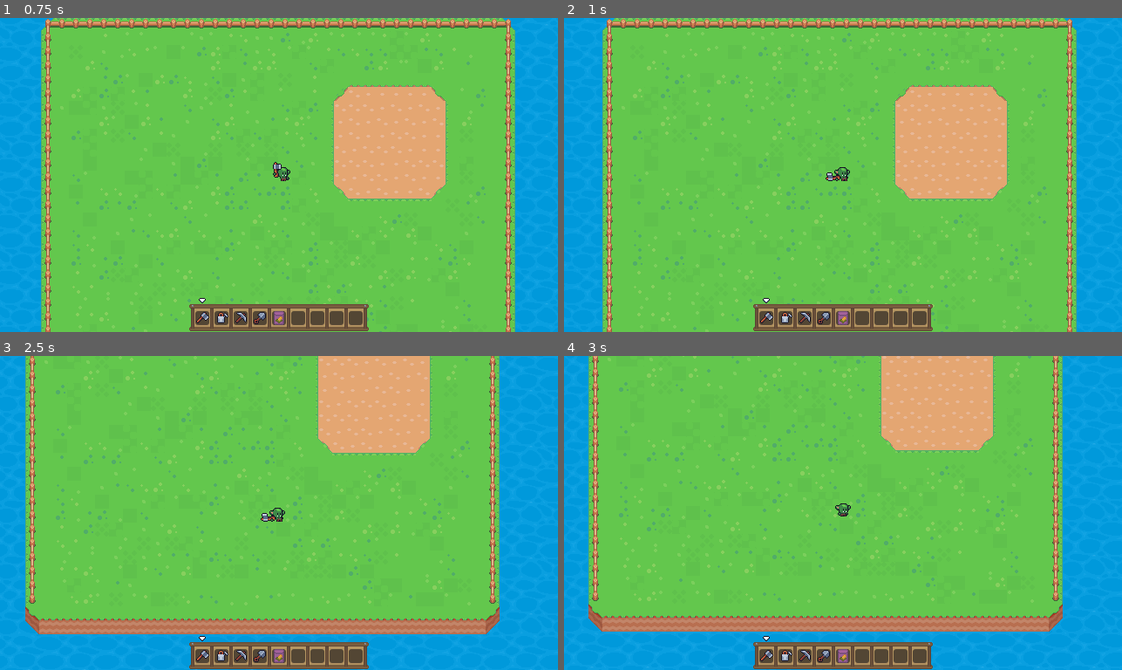
Above: before the commit, frames 1-4 (two rows, left to right).
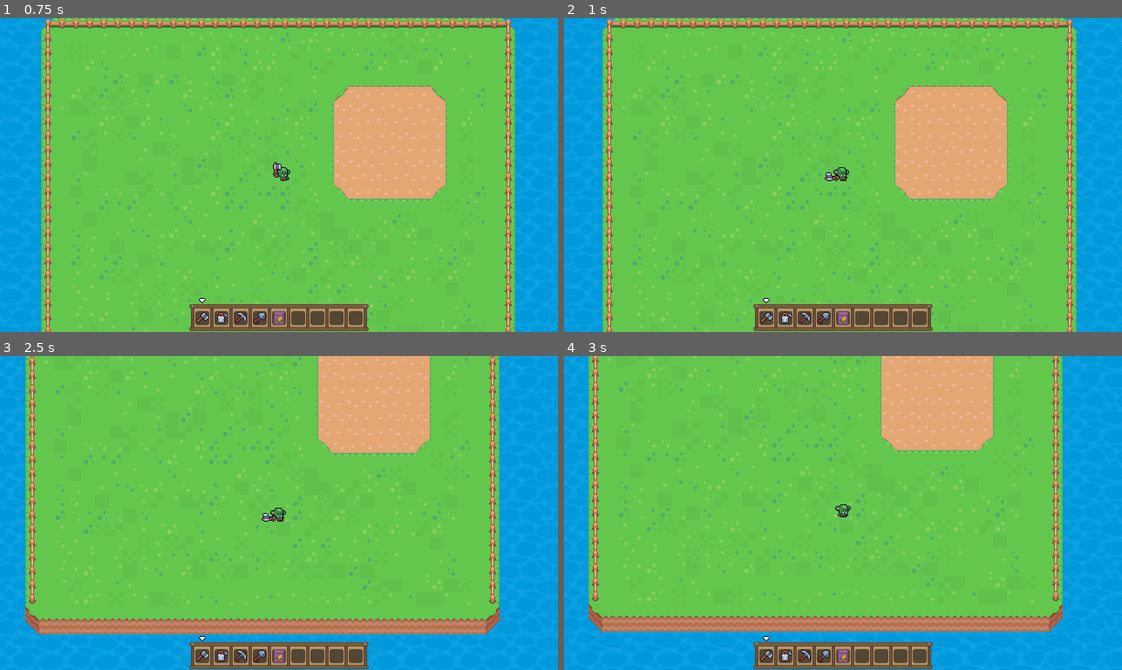
Above: after the commit, the same moments.

Repository: DwikyAhmad/gamejam
Game: Godot game, scene res://scenes/world.tscn
Same seed, same stepped clock (60 frames per second), same inputs: the game is played once before the commit and once after it.
Inputs (mouse positions are in pixels of both pictures, inside the frame that each line leads up to):
- Up to frame 1 (0.75 s): move the mouse to (401, 159) at 0.52 s; hold D (right) from 0.53 s (still down); click (401, 159) at 0.6 s
- Up to frame 2 (1 s): keep holding D (right)
- Up to frame 3 (2.5 s): move the mouse to (167, 528) at 1.27 s; release D (right) at 1.28 s; hold S (down) 1.28-2.03 s; click (167, 528) at 1.35 s; move the mouse to (334, 443) at 2.02 s; hold D (right) from 2.03 s (still down); click (334, 443) at 2.1 s
- Up to frame 4 (3 s): move the mouse to (815, 575) at 2.77 s; release D (right) at 2.78 s; hold W (up) from 2.78 s (still down); click (815, 575) at 2.85 s

Frame 1 is identical in both runs. In frame 2, less than 0.1% of the frame differs, in the area x 46-52%, y 47-52%; in frame 3, less than 0.1%; in frame 4, less than 0.1%.

Commit message:
implemented save and load

Diff:
--- a/project.godot
+++ b/project.godot
@@ -18,13 +18,14 @@
 [autoload]
 
 Inventory="*res://scripts/globals/inventory.gd"
+SaveSystem="*res://scripts/globals/save_system.gd"
 
 [display]
 
 window/size/viewport_width=640
 window/size/viewport_height=360
 window/size/mode=2
-window/stretch/mode="canvas_items"
+window/stretch/mode="viewport"
 
 [input]
 
@@ -98,8 +99,17 @@
 "events": [Object(InputEventKey,"resource_local_to_scene":false,"resource_name":"","device":-1,"window_id":0,"alt_press …(191 unchanged characters)…
 ]
 }
+ui_save={
+"deadzone": 0.5,
+"events": [Object(InputEventKey,"resource_local_to_scene":false,"resource_name":"","device":-1,"window_id":0,"alt_pressed":false,"shift_pressed":false,"ctrl_pressed":false,"meta_pressed":false,"pressed":false,"keycode":0,"physical_keycode":4194336,"key_label":0,"unicode":0,"location":0,"echo":false,"script":null)
+]
+}
+ui_load={
+"deadzone": 0.5,
+"events": [Object(InputEventKey,"resource_local_to_scene":false,"resource_name":"","device":-1,"window_id":0,"alt_pressed":false,"shift_pressed":false,"ctrl_pressed":false,"meta_pressed":false,"pressed":false,"keycode":0,"physical_keycode":4194337,"key_label":0,"unicode":0,"location":0,"echo":false,"script":null)
+]
+}
 
 [rendering]
 
 textures/canvas_textures/default_texture_filter=0
-2d/snap/snap_2d_transforms_to_pixel=true
--- a/scenes/player.tscn
+++ b/scenes/player.tscn
@@ -429,6 +429,7 @@
 }]
 
 [node name="Player" type="CharacterBody2D"]
+physics_interpolation_mode = 2
 texture_filter = 1
 script = ExtResource("1_11xwb")
 
@@ -441,7 +442,6 @@
 autoplay = "idle"
 
 [node name="Camera2D" type="Camera2D" parent="."]
-rotation = 0.0108943
 position_smoothing_enabled = true
 
 [node name="StateMachine" type="Node" parent="." node_paths=PackedStringArray("initial_node_state")]
--- /dev/null
+++ b/scripts/globals/save_system.gd
@@ -0,0 +1,102 @@
+extends Node
+
+const SAVE_FILE_PATH = "user://game_save.dat"
+
+# Data utama yang akan disimpan
+var game_data = {
+    "player_position": Vector2.ZERO,
+    "player_direction": Vector2.ZERO,
+    "current_tool": 0,
+    "inventory": [],
+    "digged_tiles": [] # Untuk menyimpan tiles yang sudah digali
+}
+
+# Simpan data ke file
+func save_game():
+    var file = FileAccess.open(SAVE_FILE_PATH, FileAccess.WRITE)
+    if file:
+        # Kumpulkan data yang perlu disimpan
+        collect_game_data()
+
+        # Konversi data menjadi JSON string
+        var json_string = JSON.stringify(game_data)
+
+        # Tulis ke file
+        file.store_string(json_string)
+        print("Game berhasil disimpan!")
+    else:
+        print("Gagal menyimpan game!")
+
+# Memuat data dari file
+func load_game():
+    if FileAccess.file_exists(SAVE_FILE_PATH):
+        var file = FileAccess.open(SAVE_FILE_PATH, FileAccess.READ)
+        if file:
+            var json_string = file.get_as_text()
+            var json = JSON.new()
+            var error = json.parse(json_string)
+
+            if error == OK:
+                var loaded_data = json.get_data()
+                game_data = loaded_data
+                print("Game berhasil dimuat!")
+
+                # Terapkan data yang dimuat
+                apply_loaded_data()
+                return true
+            else:
+                print("Gagal mem-parse file save!")
+
+    print("File save tidak ditemukan atau rusak!")
+    return false
+
+# Mengumpulkan data game untuk disimpan
+func collect_game_data():
+    # Dapatkan referensi player
+    var player = get_tree().get_first_node_in_group("player")
+    if player:
+        game_data["player_position"] = {"x": player.global_position.x, "y": player.global_position.y}
+        game_data["player_direction"] = {"x": player.player_direction.x, "y": player.player_direction.y}
+        game_data["current_tool"] = Player.current_tool
+
+    # Simpan inventory
+    game_data["inventory"] = Inventory.items.duplicate()
+
+    # Dapatkan data tiles yang sudah digali
+    var dig_state = get_tree().get_first_node_in_group("player").get_node("StateMachine/Dig")
+    if dig_state:
+        # Konversi Vector2i menjadi array agar bisa diserialisasi
+        var serialized_tiles = []
+        for tile_pos in dig_state.digged_tile_coords:
+            serialized_tiles.append({"x": tile_pos.x, "y": tile_pos.y})
+
+        game_data["digged_tiles"] = serialized_tiles
+
+# Menerapkan data yang telah dimuat
+func apply_loaded_data():
+    # Dapatkan referensi player
+    var player = get_tree().get_first_node_in_group("player")
+    if player:
+        player.global_position = Vector2(game_data["player_position"]["x"], game_data["player_position"]["y"])
+        player.player_direction = Vector2(game_data["player_direction"]["x"], game_data["player_direction"]["y"])
+        Player.current_tool = game_data["current_tool"]
+
+    # Terapkan inventory
+    Inventory.items = game_data["inventory"].duplicate()
+
+    # Terapkan tiles yang sudah digali
+    var dig_state = get_tree().get_first_node_in_group("player").get_node("StateMachine/Dig")
+    if dig_state:
+        # Reset digged_tile_coords
+        dig_state.digged_tile_coords.clear()
+
+        # Hapus semua tile yang sudah digali
+        dig_state.ground_tilemap.clear()
+
+        # Tambahkan kembali semua tile yang sudah digali
+        for tile_data in game_data["digged_tiles"]:
+            var tile_pos = Vector2i(tile_data["x"], tile_data["y"])
+            dig_state.digged_tile_coords.append(tile_pos)
+
+            # Ganti tile pada tilemap
+            dig_state.ground_tilemap.set_cell(tile_pos, 0, Vector2i(50, 12))
--- a/scripts/player/dig_state.gd
+++ b/scripts/player/dig_state.gd
@@ -60,3 +60,18 @@
 func _on_exit() -> void:
     animated_sprite_2d.stop()
     pass
+
+# Fungsi tambahan untuk mendapatkan data galian untuk save
+func get_save_data() -> Array:
+    var serialized_tiles = []
+    for tile_pos in digged_tile_coords:
+        serialized_tiles.append({"x": tile_pos.x, "y": tile_pos.y})
+    return serialized_tiles
+
+# Fungsi untuk memuat ulang data galian dari save
+func load_save_data(data: Array) -> void:
+    digged_tile_coords.clear()
+    for tile_data in data:
+        var tile_pos = Vector2i(tile_data["x"], tile_data["y"])
+        digged_tile_coords.append(tile_pos)
+        ground_tilemap.set_cell(tile_pos, 0, Vector2i(50, 12))
--- a/scripts/player/player.gd
+++ b/scripts/player/player.gd
@@ -4,3 +4,20 @@
 static var current_tool: DataTypes.Tools = DataTypes.Tools.Axe
 
 var player_direction: Vector2
+
+func _ready():
+    # Tambahkan player ke group
+    add_to_group("player")
+
+func _process(_delta):
+    # Tambahkan di fungsi yang sudah ada
+
+    # Tekan F5 untuk Save
+    if Input.is_action_just_pressed("ui_save"):
+        SaveSystem.save_game()
+        print("Game disimpan!")
+
+    # Tekan F6 untuk Load
+    if Input.is_action_just_pressed("ui_load"):
+        SaveSystem.load_game()
+        print("Game dimuat!")
